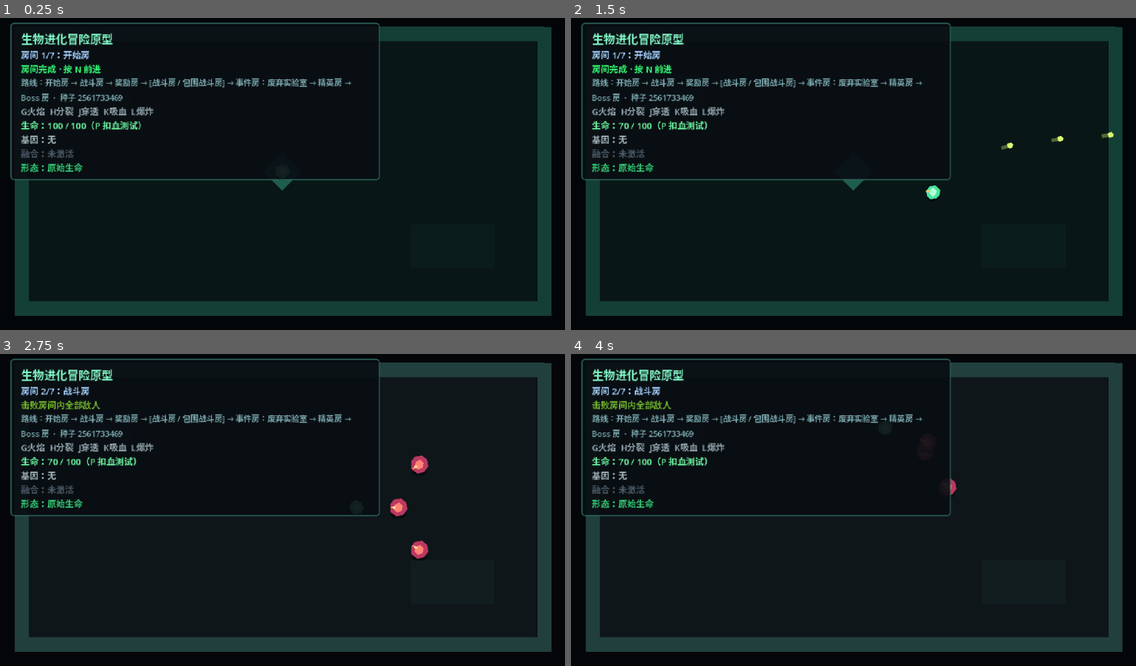
Above: before the commit, frames 1-4 (two rows, left to right).
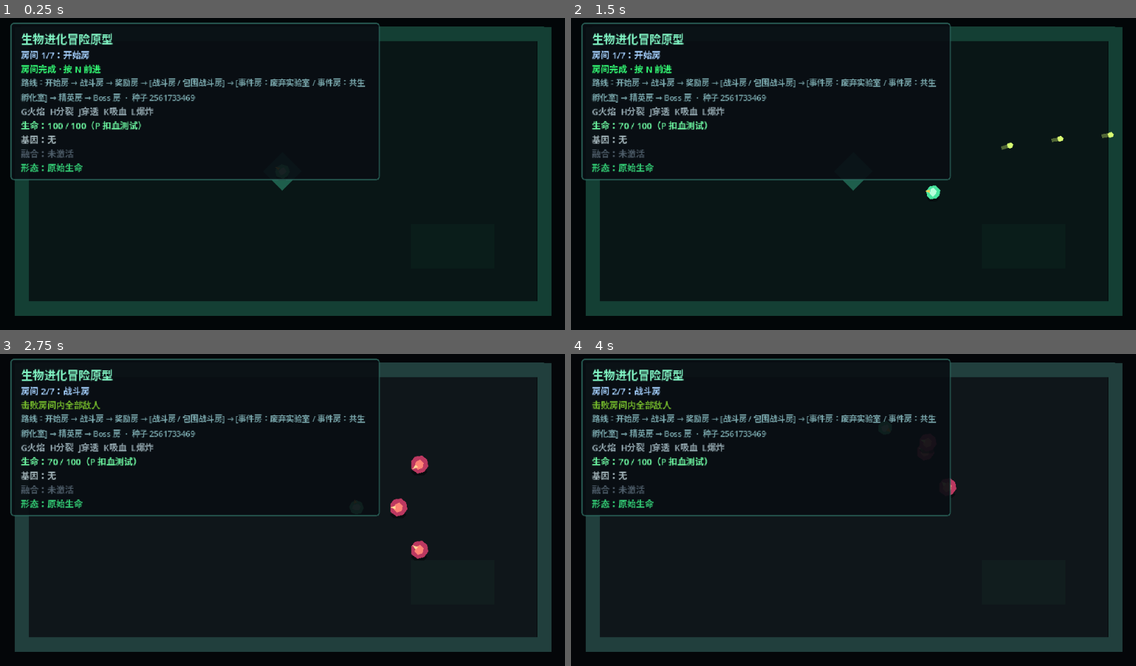
Above: after the commit, the same moments.

Repository: LIJUNCAN1/-Roguelike
Game: Godot game, scene res://scenes/main/main.tscn
Two runs of this game, one before a commit and one after it. Both use one fixed random seed, a clock stepped at 60 frames per second and the inputs below.
Inputs (mouse positions are in pixels of both pictures, inside the frame that each line leads up to):
- Up to frame 1 (0.25 s): no input
- Up to frame 2 (1.5 s): tap Enter at 0.5 s; move the mouse to (977, 155) at 0.52 s; press the mouse at (977, 155) at 0.53 s; hold D (move_right) 0.53-1.28 s; move the mouse to (740, 186) at 1.27 s; release the mouse at (740, 186) at 1.28 s; hold S (move_down) from 1.28 s (still down); tap P (damage_test_player) at 1.35 s
- Up to frame 3 (2.75 s): move the mouse to (339, 438) at 2.02 s; release S (move_down) at 2.03 s; hold D (move_right) from 2.03 s (still down); hold N (next_room) from 2.03 s (still down)
- Up to frame 4 (4 s): move the mouse to (825, 569) at 2.77 s; release D (move_right) at 2.78 s; release N (next_room) at 2.78 s; hold W (move_up) 2.78-3.53 s; tap 1 (reward_choice_1) at 2.85 s; move the mouse to (1023, 553) at 3.52 s; hold A (move_left) from 3.53 s (still down); hold 2 (reward_choice_2) from 3.53 s (still down)

The runs differ from the first frame. In frame 1, 0.8% of the frame differs, in the area x 3-65%, y 19-28%; in frame 2, 0.8%; in frame 3, 0.8%; in frame 4, 0.8%.

Commit message:
feat: add branching random events

Diff:
--- /dev/null
+++ b/data/events/symbiosis_nest_event.tres
@@ -0,0 +1,58 @@
+[gd_resource type="Resource" script_class="EventData" load_steps=15 format=3]
+
+[ext_resource type="Script" path="res://scripts/events/event_data.gd" id="1_event"]
+[ext_resource type="Script" path="res://scripts/events/event_choice_data.gd" id="2_choice"]
+[ext_resource type="Script" path="res://scripts/events/event_effect.gd" id="3_effect"]
+[ext_resource type="Script" path="res://scripts/events/health_event_effect.gd" id="4_health"]
+[ext_resource type="Script" path="res://scripts/events/grant_random_gene_event_effect.gd" id="5_gene"]
+[ext_resource type="Resource" path="res://data/rewards/prototype_gene_pool.tres" id="6_pool"]
+
+[sub_resource type="Resource" id="HealthEffect_symbiosis"]
+script = ExtResource("4_health")
+amount = 25.0
+
+[sub_resource type="Resource" id="GeneEffect_symbiosis"]
+script = ExtResource("5_gene")
+gene_pool = ExtResource("6_pool")
+amount = 1
+
+[sub_resource type="Resource" id="HealthEffect_feast"]
+script = ExtResource("4_health")
+amount = 60.0
+
+[sub_resource type="Resource" id="HealthEffect_parasite"]
+script = ExtResource("4_health")
+amount = -35.0
+
+[sub_resource type="Resource" id="GeneEffect_parasite"]
+script = ExtResource("5_gene")
+gene_pool = ExtResource("6_pool")
+amount = 2
+
+[sub_resource type="Resource" id="Choice_symbiosis"]
+script = ExtResource("2_choice")
+id = &"gentle_symbiosis"
+display_name = "温和共生"
+description = "恢复 25 生命，获得 1 个随机基因"
+effects = Array[ExtResource("3_effect")]([SubResource("HealthEffect_symbiosis"), SubResource("GeneEffect_symbiosis")])
+
+[sub_resource type="Resource" id="Choice_feast"]
+script = ExtResource("2_choice")
+id = &"nutrient_feast"
+display_name = "营养池"
+description = "恢复 60 点生命"
+effects = Array[ExtResource("3_effect")]([SubResource("HealthEffect_feast")])
+
+[sub_resource type="Resource" id="Choice_parasite"]
+script = ExtResource("2_choice")
+id = &"parasite_bloom"
+display_name = "寄生爆发"
+description = "失去 35 生命，获得 2 个随机基因"
+effects = Array[ExtResource("3_effect")]([SubResource("HealthEffect_parasite"), SubResource("GeneEffect_parasite")])
+
+[resource]
+script = ExtResource("1_event")
+id = &"symbiosis_nest"
+display_name = "共生孵化室"
+description = "潮湿的孵化池孕育着未知共生体。它们可能修复宿主，也可能从内部撕裂生命。"
+choices = Array[ExtResource("2_choice")]([SubResource("Choice_symbiosis"), SubResource("Choice_feast"), SubResource("Choice_parasite")])
--- a/data/rooms/prototype_random_route.tres
+++ b/data/rooms/prototype_random_route.tres
@@ -9,6 +9,7 @@
 [ext_resource type="Resource" path="res://data/rooms/elite_room.tres" id="7_elite"]
 [ext_resource type="Resource" path="res://data/rooms/boss_room.tres" id="8_boss"]
 [ext_resource type="Resource" path="res://data/rooms/event_room.tres" id="9_event"]
+[ext_resource type="Resource" path="res://data/rooms/symbiosis_event_room.tres" id="10_symbiosis"]
 
 [sub_resource type="Resource" id="RoutePool_start"]
 script = ExtResource("2_pool")
@@ -32,7 +33,7 @@
 
 [sub_resource type="Resource" id="RoutePool_event"]
 script = ExtResource("2_pool")
-rooms = Array[ExtResource("9_event")]([ExtResource("9_event")])
+rooms = Array[ExtResource("9_event")]([ExtResource("9_event"), ExtResource("10_symbiosis")])
 
 [sub_resource type="Resource" id="RoutePool_boss"]
 script = ExtResource("2_pool")
--- /dev/null
+++ b/data/rooms/symbiosis_event_room.tres
@@ -0,0 +1,11 @@
+[gd_resource type="Resource" script_class="RoomData" load_steps=3 format=3]
+
+[ext_resource type="Script" path="res://scripts/rooms/room_data.gd" id="1_room_data"]
+[ext_resource type="PackedScene" path="res://scenes/rooms/symbiosis_event_room.tscn" id="2_room_scene"]
+
+[resource]
+script = ExtResource("1_room_data")
+id = &"symbiosis_nest"
+display_name = "事件房：共生孵化室"
+room_type = 5
+room_scene = ExtResource("2_room_scene")
--- /dev/null
+++ b/scenes/rooms/symbiosis_event_room.tscn
@@ -0,0 +1,55 @@
+[gd_scene load_steps=5 format=3]
+
+[ext_resource type="PackedScene" path="res://scenes/rooms/room_shell.tscn" id="1_shell"]
+[ext_resource type="Script" path="res://scripts/events/event_room.gd" id="2_event_room"]
+[ext_resource type="PackedScene" path="res://scenes/events/event_choice_selector.tscn" id="3_selector"]
+[ext_resource type="Resource" path="res://data/events/symbiosis_nest_event.tres" id="4_event"]
+
+[node name="SymbiosisEventRoom" type="Node2D"]
+script = ExtResource("2_event_room")
+completion_mode = 2
+event_data = ExtResource("4_event")
+
+[node name="RoomShell" parent="." instance=ExtResource("1_shell")]
+modulate = Color(0.7, 0.55, 0.92, 1)
+
+[node name="LabConsole" type="Polygon2D" parent="."]
+polygon = PackedVector2Array(270, 115, 370, 115, 382, 155, 258, 155)
+color = Color(0.22, 0.08, 0.28, 1)
+
+[node name="ConsoleCore" type="Polygon2D" parent="."]
+polygon = PackedVector2Array(286, 124, 354, 124, 360, 146, 280, 146)
+color = Color(0.8, 0.3, 0.85, 0.8)
+
+[node name="EventTitle" type="Label" parent="."]
+offset_left = 190.0
+offset_top = 50.0
+offset_right = 450.0
+offset_bottom = 76.0
+theme_override_colors/font_color = Color(0.92, 0.55, 1, 1)
+theme_override_font_sizes/font_size = 17
+text = "共生孵化室"
+horizontal_alignment = 1
+
+[node name="EventDescription" type="Label" parent="."]
+offset_left = 150.0
+offset_top = 78.0
+offset_right = 490.0
+offset_bottom = 108.0
+theme_override_colors/font_color = Color(0.78, 0.66, 0.84, 1)
+theme_override_font_sizes/font_size = 9
+text = "未知共生体正在孵化。"
+horizontal_alignment = 1
+autowrap_mode = 2
+
+[node name="Result" type="Label" parent="."]
+offset_left = 190.0
+offset_top = 170.0
+offset_right = 450.0
+offset_bottom = 194.0
+theme_override_colors/font_color = Color(1, 0.65, 0.9, 1)
+theme_override_font_sizes/font_size = 11
+text = "事件已解决"
+horizontal_alignment = 1
+
+[node name="EventChoiceSelector" parent="." instance=ExtResource("3_selector")]
--- a/tests/event_system_smoke_test.gd
+++ b/tests/event_system_smoke_test.gd
@@ -16,6 +16,9 @@
 	var player := main.get_node("World/Player") as Node2D
 	var health := player.get_node("HealthComponent") as HealthComponent
 	var gene_manager := player.get_node("GeneManager") as GeneManager
+	room_manager.route_data.rooms[4] = load(
+		"res://data/rooms/event_room.tres"
+	) as RoomData
 
 	if not room_manager.enter_room(4):
 		push_error("Could not enter laboratory event room.")
@@ -52,5 +55,19 @@
 		quit(1)
 		return
 
+	var symbiosis_data := load(
+		"res://data/events/symbiosis_nest_event.tres"
+	) as EventData
+	var symbiosis_choice := symbiosis_data.choices[0]
+	symbiosis_choice.apply(EventContext.new(player, 20260726))
+	if (
+		symbiosis_choice.id != &"gentle_symbiosis"
+		or not is_equal_approx(health.current_health, 100.0)
+		or gene_manager.get_active_genes().size() != 3
+	):
+		push_error("Second event did not compose health and gene effects.")
+		quit(1)
+		return
+
 	print("Event system smoke test passed.")
 	quit()
--- a/tests/random_route_smoke_test.gd
+++ b/tests/random_route_smoke_test.gd
@@ -45,6 +45,17 @@
 		quit(1)
 		return
 
+	var event_choices := generator.get_room_choices(4, 20260726)
+	if (
+		event_choices.size() != 2
+		or event_choices[0].room_type != RoomData.RoomType.EVENT
+		or event_choices[1].room_type != RoomData.RoomType.EVENT
+		or event_choices[0].id == event_choices[1].id
+	):
+		push_error("Event layer did not provide two distinct branches.")
+		quit(1)
+		return
+
 	print("Random route smoke test passed.")
 	quit()
 
--- a/tests/room_flow_smoke_test.gd
+++ b/tests/room_flow_smoke_test.gd
@@ -129,8 +129,34 @@
 	_defeat_current_room_enemies(room_manager.current_room)
 	await process_frame
 
-	if not room_manager.advance_room():
-		push_error("Could not advance to event room.")
+	if room_manager.pending_room_choices.is_empty():
+		room_manager.advance_room()
+	if room_manager.pending_room_choices.size() != 2:
+		push_error("Event layer did not open two physical entrances.")
+		quit(1)
+		return
+
+	var abandoned_lab_choice := -1
+	for index in room_manager.pending_room_choices.size():
+		if room_manager.pending_room_choices[index].id == &"abandoned_lab":
+			abandoned_lab_choice = index
+			break
+	if abandoned_lab_choice < 0:
+		push_error("Abandoned laboratory was not offered.")
+		quit(1)
+		return
+
+	var event_route_exits := room_manager.current_route_exit_selector
+	player.global_position = event_route_exits.get_exit_global_position(
+		abandoned_lab_choice
+	)
+	await physics_frame
+	await physics_frame
+	await physics_frame
+	await process_frame
+
+	if room_manager.current_room_index != 4:
+		push_error("Walking into an event entrance did not change rooms.")
 		quit(1)
 		return
 
Not shown: 1 places in data/rooms/prototype_random_route.tres that only renumber resources
Not shown, changed: README.md
